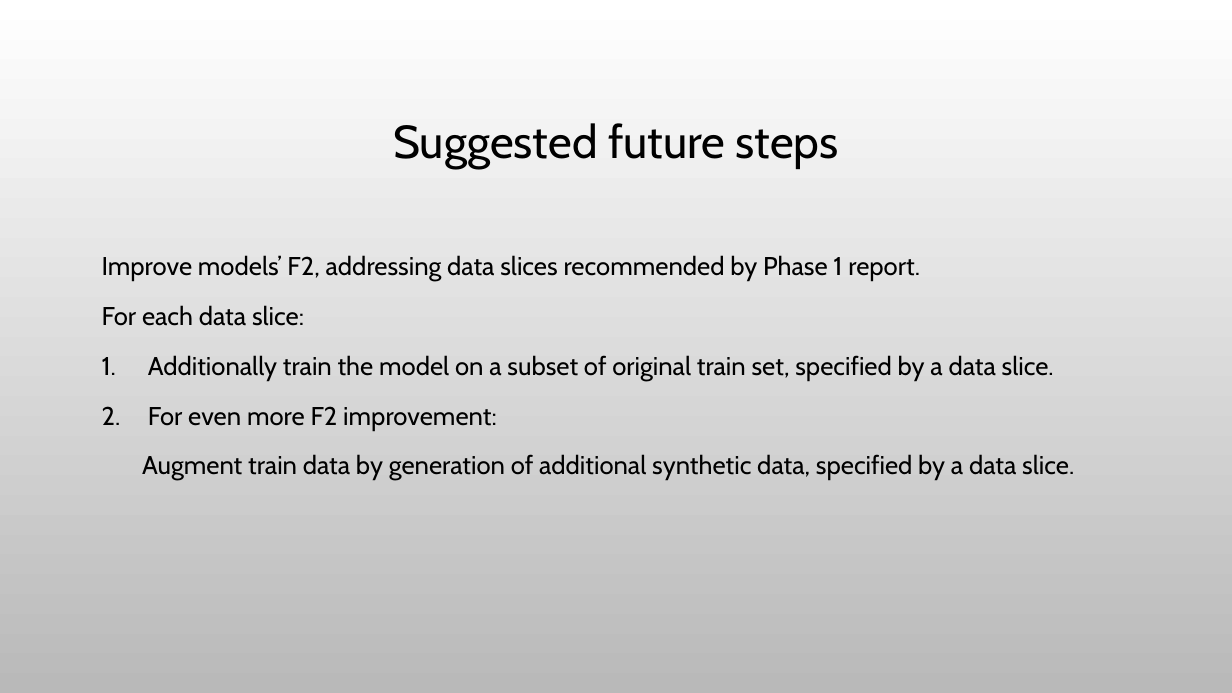
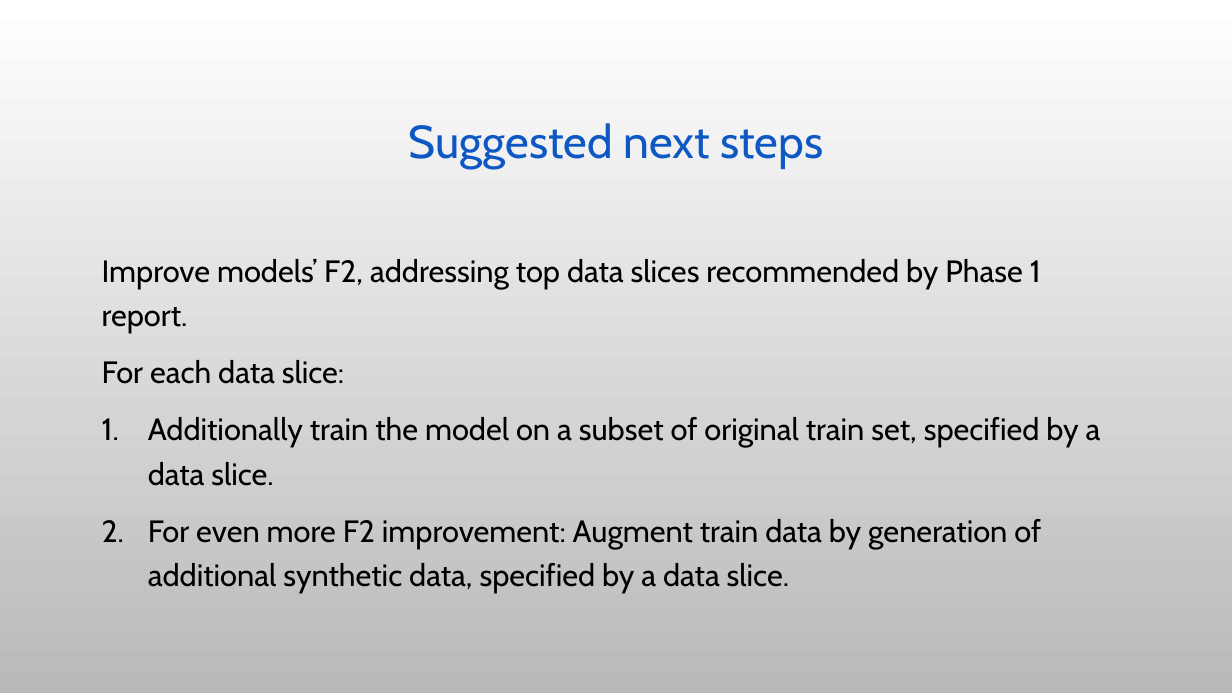
Before and after one commit to stavco9/mlops-final-project, a slide deck: slide 26 of docs/MLOps Final Project.pptx (slide 21 before the commit). Drawn at 1232x693 pixels with LibreOffice and Linux fonts; fonts in the diff are those of the drawing; background and template pictures are left out. Boxes give left, top, right and bottom in pixels: in the first picture for what was removed or moved away, otherwise in the second. Text is boxed around its words. In the diff, an @@ line names an element or a change of style, - is before the commit and + after.

Commit message:
Progress with slides

```diff
--- a/docs/MLOps Final Project.pptx
+++ b/docs/MLOps Final Project.pptx
@@ title at (x1=409, y1=123, x2=823, y2=169): text changed; text colour #000000 to #0E58C4 @@
-Suggested future steps
+Suggested next steps
@@ text at (x1=102, y1=259, x2=1041, y2=333): text changed; size 20 to 24 pt @@
-Improve models’ F2, addressing data slices recommended by Phase 1 report.
+Improve models’ F2, addressing top data slices recommended by Phase 1 report.
@@ text at (x1=102, y1=360, x2=1101, y2=486): size 20 to 24 pt in "For each data slice:", "Additionally train the model on a subset ..." @@
@@ text at (x1=148, y1=519, x2=1041, y2=593): text changed; size 20 to 24 pt @@
-2. For even more F2 improvement:
-Augment train data by generation of additional synthetic data, specified by a data slice.
+2. For even more F2 improvement: Augment train data by generation of additional synthetic data, specified by a data slice.
```
Also in this commit, not shown: 20 other slides changed, 6 slides added.
